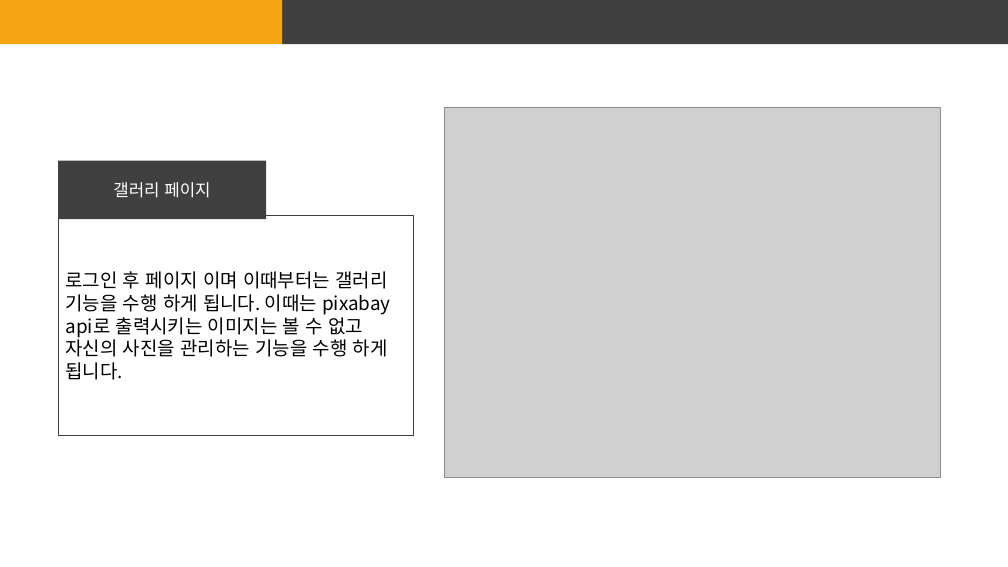
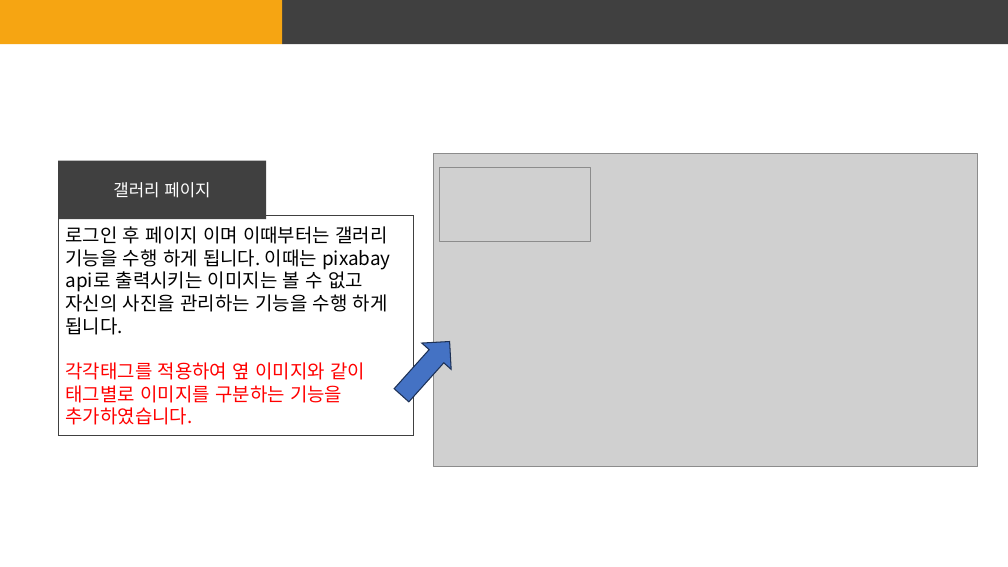
Before and after one commit to GhostSec322/React_Gallery, a slide deck: slide 11 of 4조 웹프레임워크 프로젝트 기획서.pptx. Drawn at 1008x567 pixels with LibreOffice and Linux fonts; fonts in the diff are those of the drawing; grey boxes stand for pictures. Boxes give left, top, right and bottom in pixels: in the first picture for what was removed or moved away, otherwise in the second. Text is boxed around its words. In the diff, an @@ line names an element or a change of style, - is before the commit and + after.

```diff
--- a/4조 웹프레임워크 프로젝트 기획서.pptx
+++ b/4조 웹프레임워크 프로젝트 기획서.pptx
@@ picture: place and size @@
-picture at (445, 107, 941, 477)
+picture at (434, 154, 978, 467)
@@ picture added at (440, 168, 591, 242) @@
@@ right arrow added at (387, 328, 464, 408), fill #4472C4, outline #1E3256 1 pt @@
@@ text in rectangle at (66, 362, 365, 425): paragraph added @@
+각각태그를 적용하여 옆 이미지와 같이 태그별로 이미지를 구분하는 기능을 추가하였습니다.
```
Also in this commit, not shown: 3 other slides changed, 3 slides added, 1 other file.
